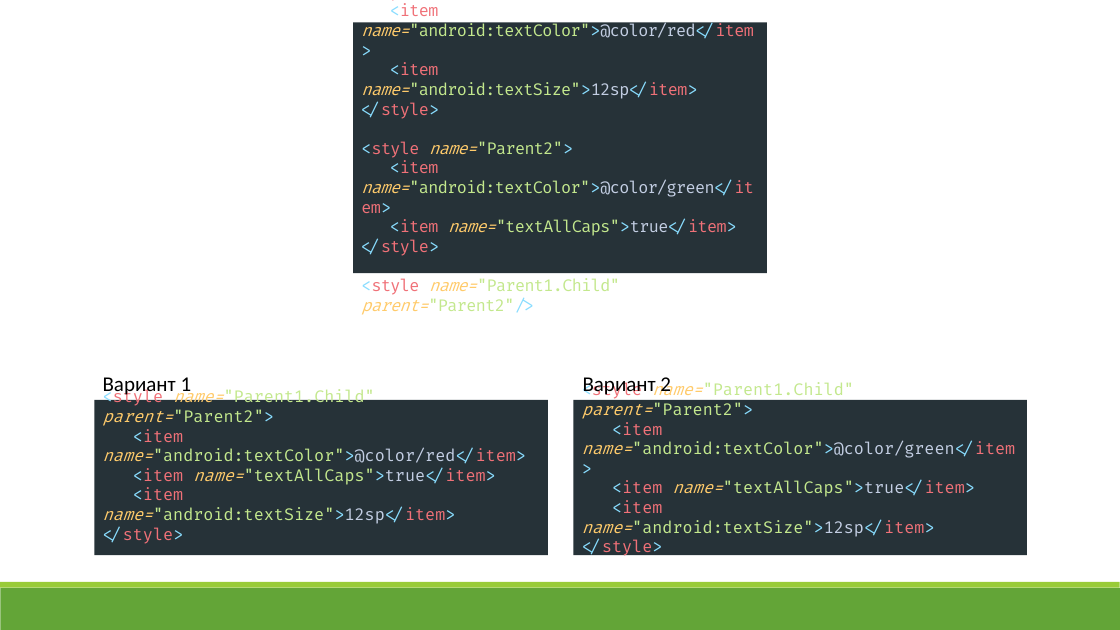
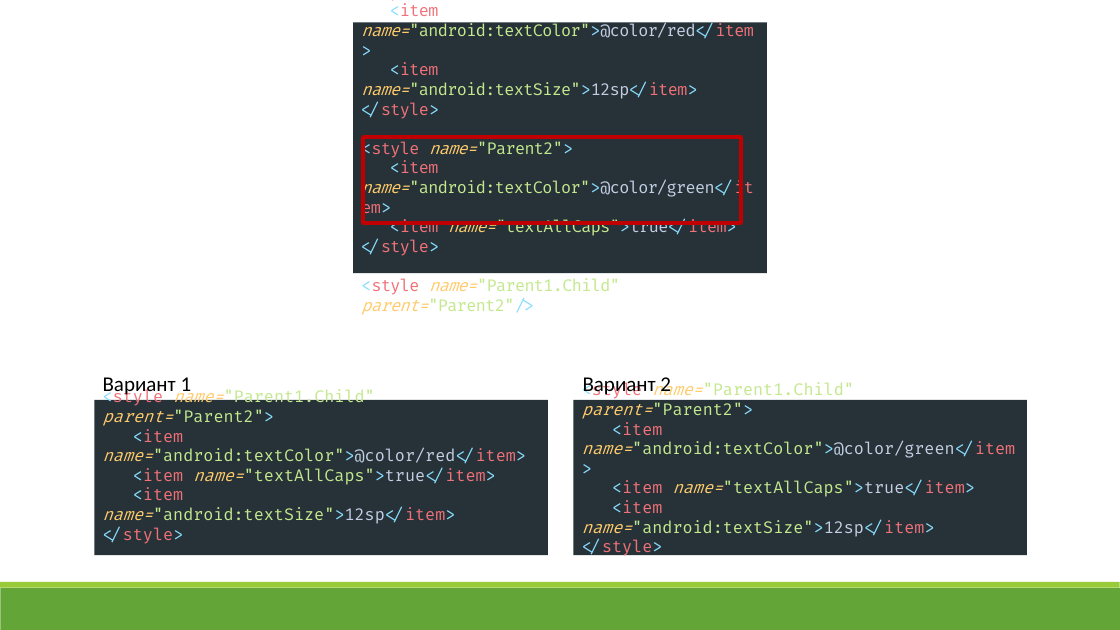
Before and after one commit to ZebanNikolay/android-style-best-practices, a slide deck: slide 15 of Большая стирка тем и стилей в Android.pptm (slide 14 before the commit). Drawn at 1120x630 pixels with LibreOffice and Linux fonts; fonts in the diff are those of the drawing. Boxes give left, top, right and bottom in pixels: in the first picture for what was removed or moved away, otherwise in the second. Text is boxed around its words. In the diff, an @@ line names an element or a change of style, - is before the commit and + after.

```diff
--- a/Большая стирка тем и стилей в Android.pptm
+++ b/Большая стирка тем и стилей в Android.pptm
@@ rectangle added at box(363, 137, 741, 223), outline #C00000 3 pt @@
```
Also in this commit, not shown: 8 other slides changed, 3 slides added, 2 slides removed.
